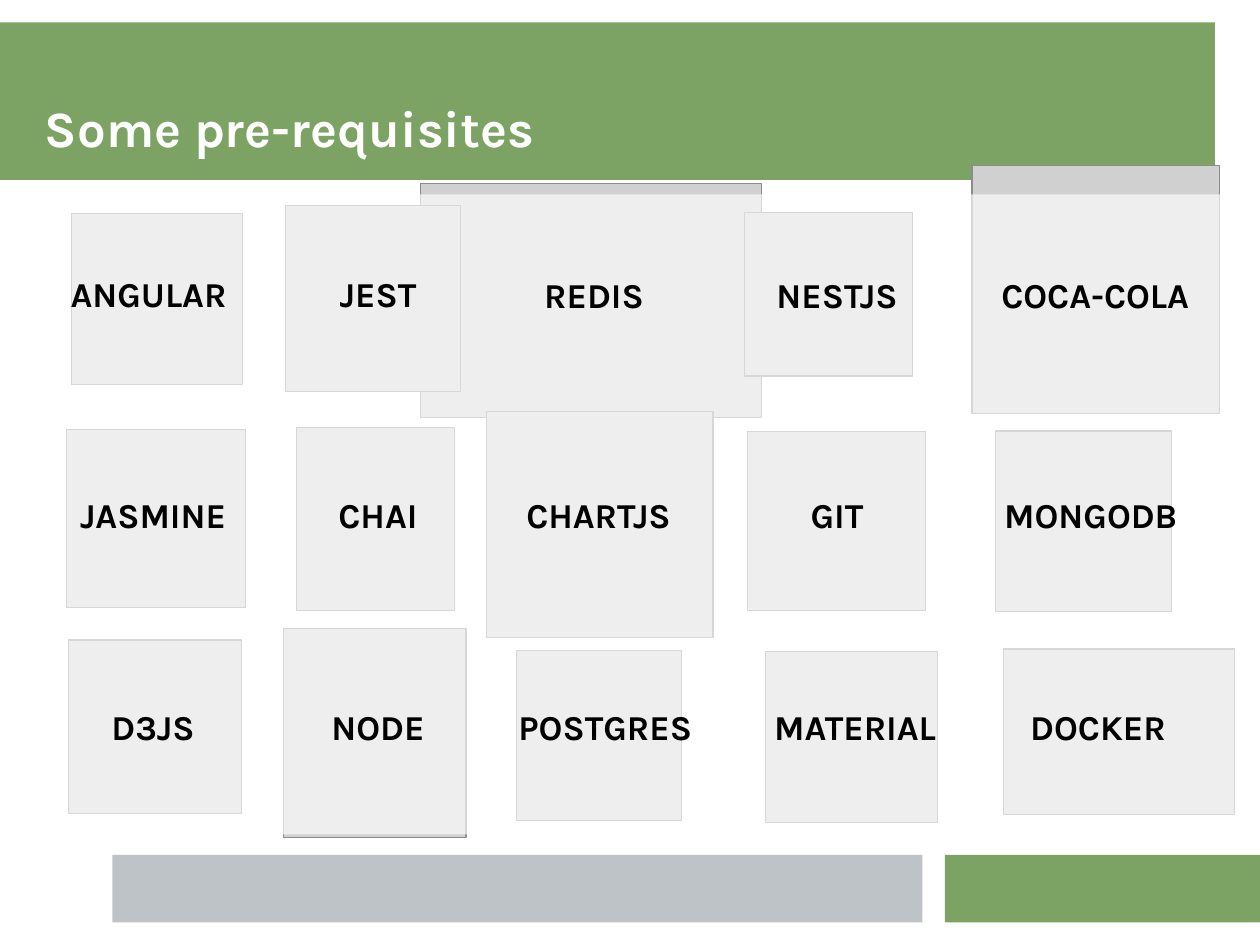
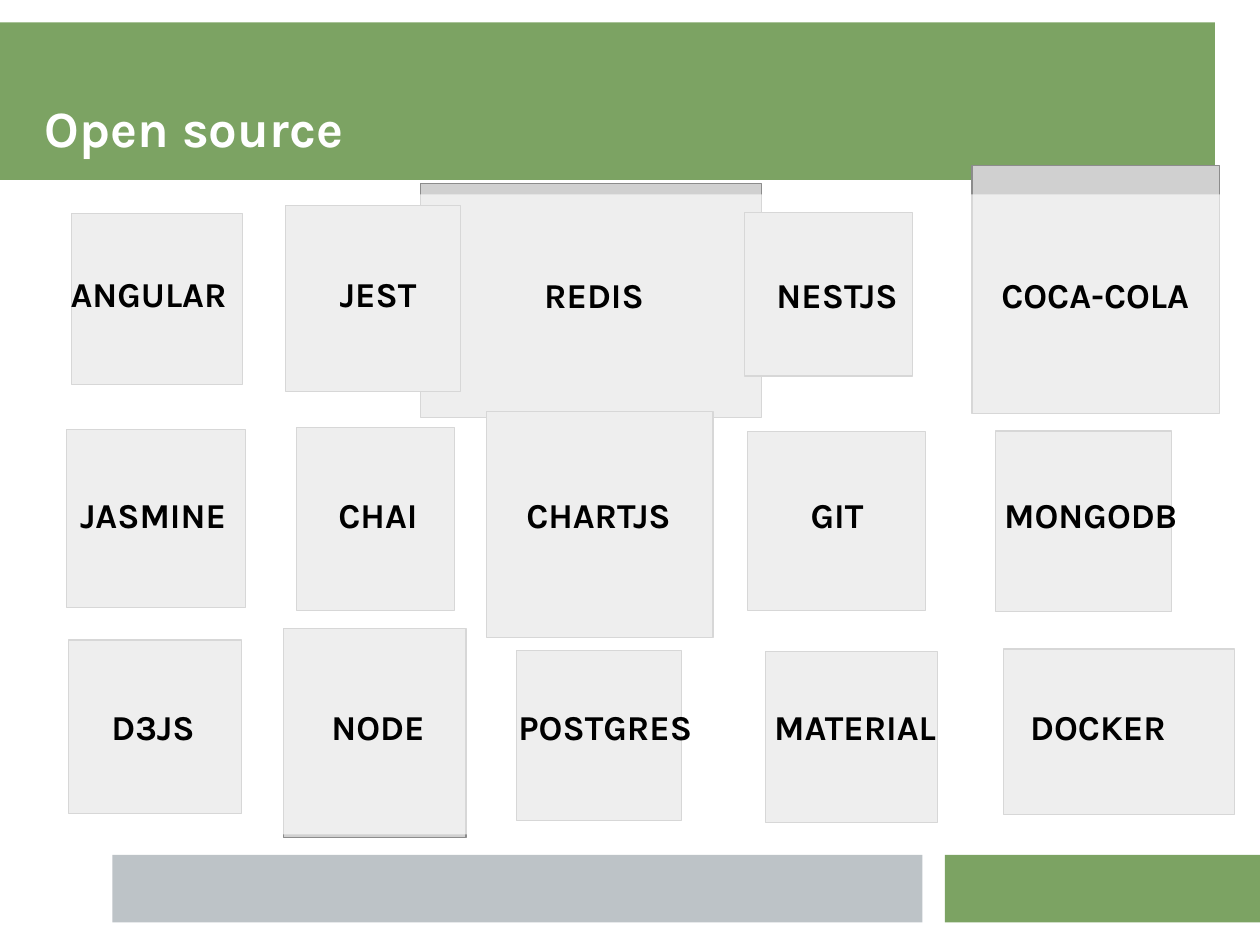
Before and after one commit to kgish/viriciti-assignment-export, a slide deck: slide 8 of presentation/presentation.pptx. Drawn at 1260x945 pixels with LibreOffice and Linux fonts; fonts in the diff are those of the drawing; grey boxes stand for pictures. Boxes give left, top, right and bottom in pixels: in the first picture for what was removed or moved away, otherwise in the second. Text is boxed around its words. In the diff, an @@ line names an element or a change of style, - is before the commit and + after.

```diff
--- a/presentation/presentation.pptx
+++ b/presentation/presentation.pptx
@@ text at [45, 113, 343, 159]: text changed @@
-Some pre-requisites
+Open source
```
Also in this commit, not shown: 4 other slides changed, 1 slide added, 1 slide removed, 22 other files.
